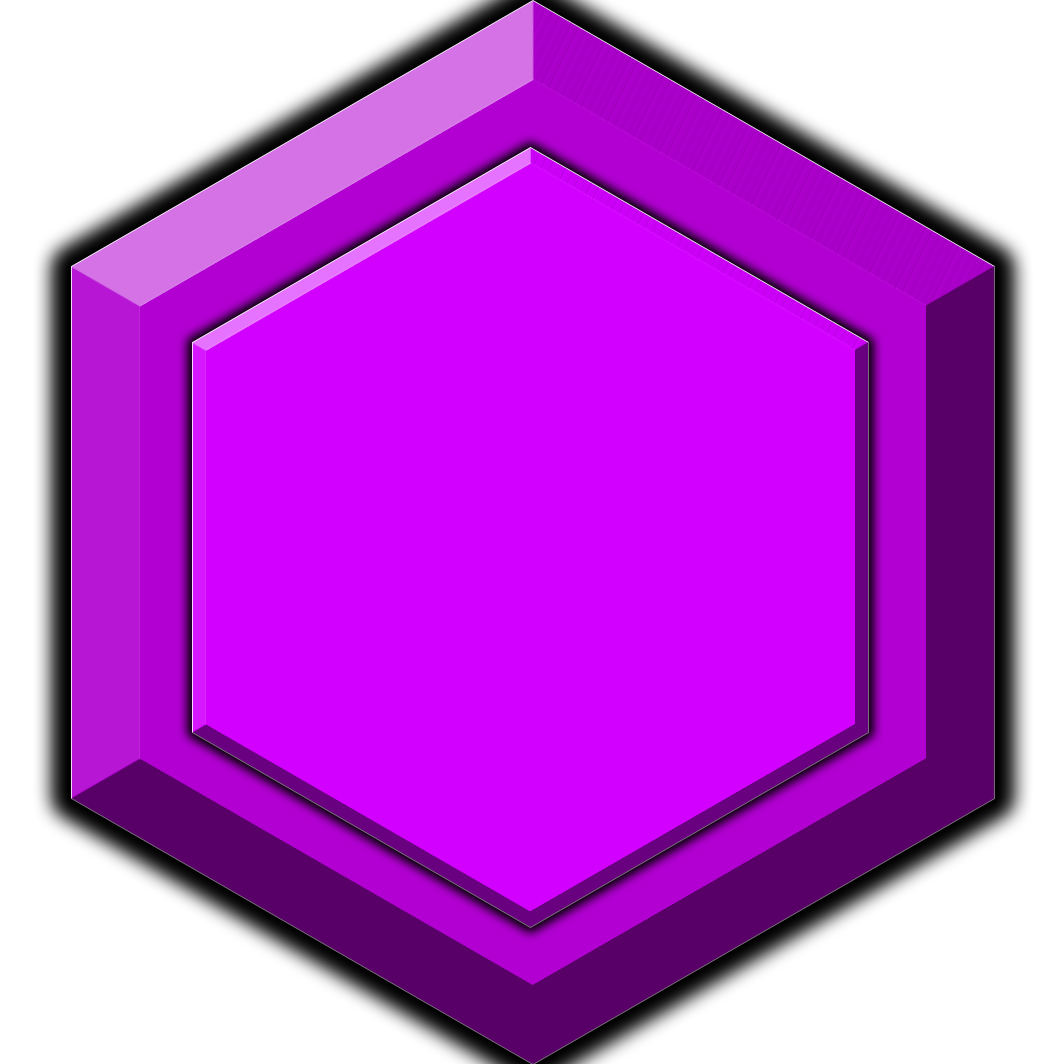
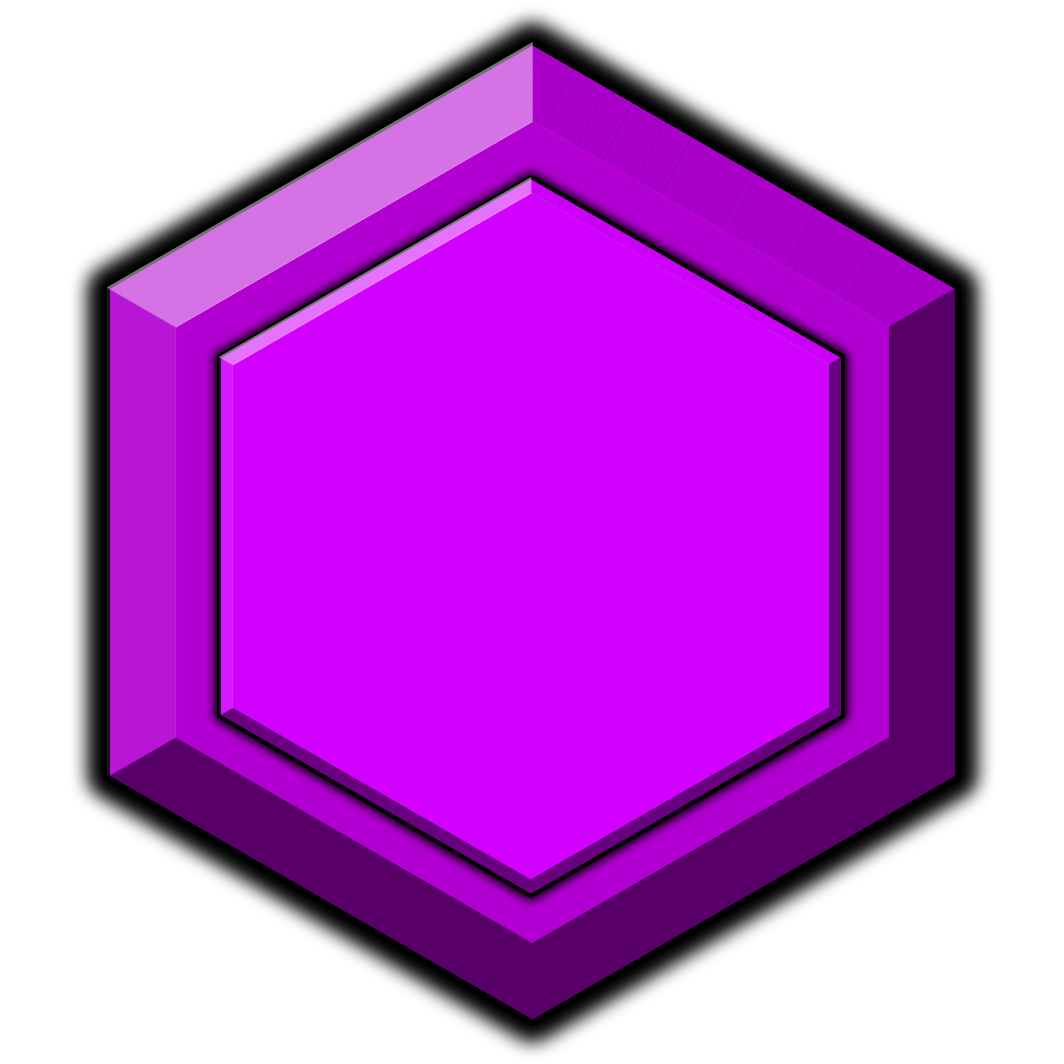
Layers edited between the first and the second 1064×1064 image:
painted on "Polygon 2" (1st of 2) over box(192, 147, 869, 928)
painted on "Polygon 2" (2nd of 2) over box(71, 0, 995, 1064)
